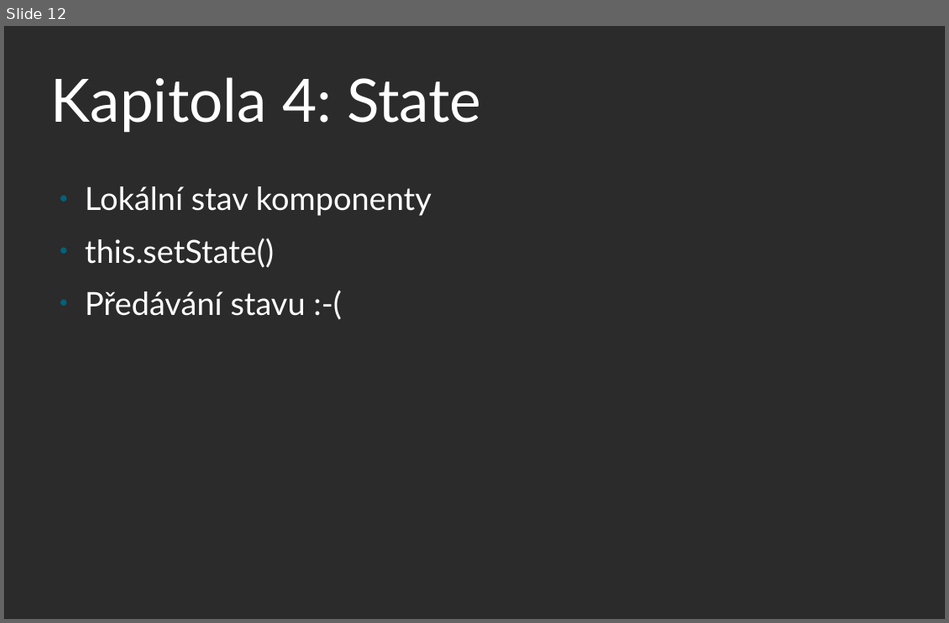
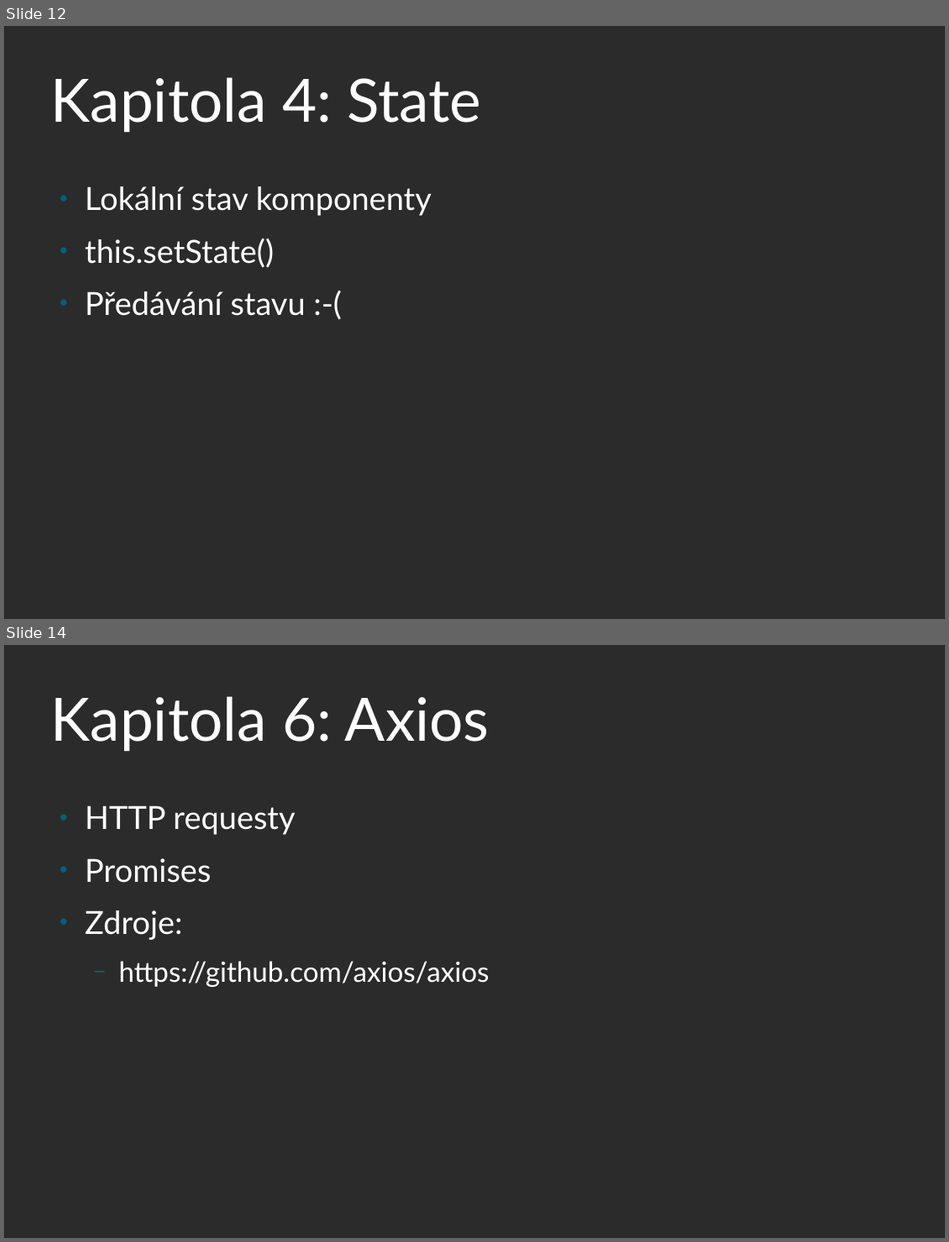
Before and after one commit to martinhrncir/starter, a slide deck: src/presentation/prezentace.odp. Shown one above the other, each under a label of ours: slide 12 before the commit, slides 12 and 14 after it; the slides between them are not shown. The pictures are 949x623 and 949x1242 pixels, drawn with LibreOffice and Linux fonts; fonts in the diff are those of the drawing; background and template pictures are left out; a plain dark background stands for a picture behind light text. Boxes give left, top, right and bottom in pixels: in the first picture for what was removed or moved away, otherwise in the second. Text is boxed around its words. In the diff, an @@ line names an element or a change of style, - is before the commit and + after.

```diff
--- a/src/presentation/prezentace.odp
+++ b/src/presentation/prezentace.odp
@@ slide 14 added at (4, 645, 945, 1238), background picture (left out) @@
@@ title added at (51, 696, 490, 752), 60 pt, text #FFFFFF @@
+Kapitola 6: Axios
@@ text added at (85, 805, 490, 987), 28 pt, text #FFFFFF @@
+● HTTP requesty
+● Promises
+● Zdroje:
+  − https://github.com/axios/axios
```
Also in this commit, not shown: 1 slide changed, 21 other files.
